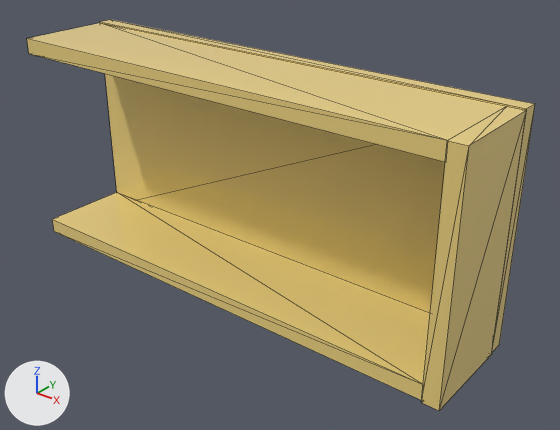
Before and after pictures for a commit that changed the OBJ model src/controller/ddooby_controller/assets/manufacturing_world/models/case/meshes/case.obj.
Rendered twice from a 50 mm lens placed at (0.1421, -0.1615, 0.0926), pointed at (0.0108, 0.0026, -0.0092). The lights are fixed; the arrows at lower left show +X, +Y and +Z. The picture after the commit comes second. Mesh edges are drawn as thin lines. Where no turn or scale is listed for an object, it has been applied to the vertices.

The first picture shows 'case_back', 'case_bottom', 'case_left', 'case_right'.
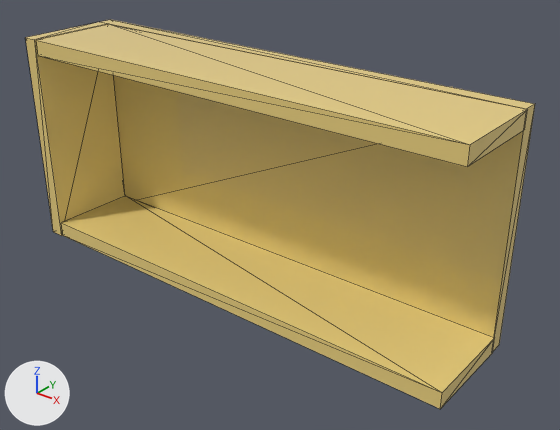
Where the change shows, as pixel boxes [x1, y1, x2, y2] in the pictures (560 x 430 px):
'case_back', moved: before [421, 106, 527, 411]; after [25, 22, 125, 236]
'case_left', moved: before [27, 23, 506, 162]; after [36, 24, 528, 167]

What changed in the scene script:
```text
Change me_case_back:
    used by ob_case_back; location = (0.0, 0.0, 0.0)
    remove me_case_back.from_pydata(...)  # 8 vertices, 12 faces; spans x 0.0727..0.0777, y -0.0179..0.0121, z -0.0351..0.0349
    add me_case_back.from_pydata(...)  # 8 vertices, 12 faces; spans x -0.0774..-0.0724, y -0.0179..0.0121, z -0.0348..0.0352
    me_case_back part 1: the whole mesh is moved by (-0.1501, 0.0, 0.0003)
Change me_case_left:
    used by ob_case_left; location = (0.0, 0.0, 0.0)
    remove me_case_left.from_pydata(...)  # 8 vertices, 12 faces; spans x -0.077..0.073, y -0.018..0.012, z 0.03..0.035
    add me_case_left.from_pydata(...)  # 8 vertices, 12 faces; spans x -0.072..0.078, y -0.018..0.012, z 0.03..0.035
    me_case_left part 2: the whole mesh is moved by (0.005, 0.0, 0.0)
```
